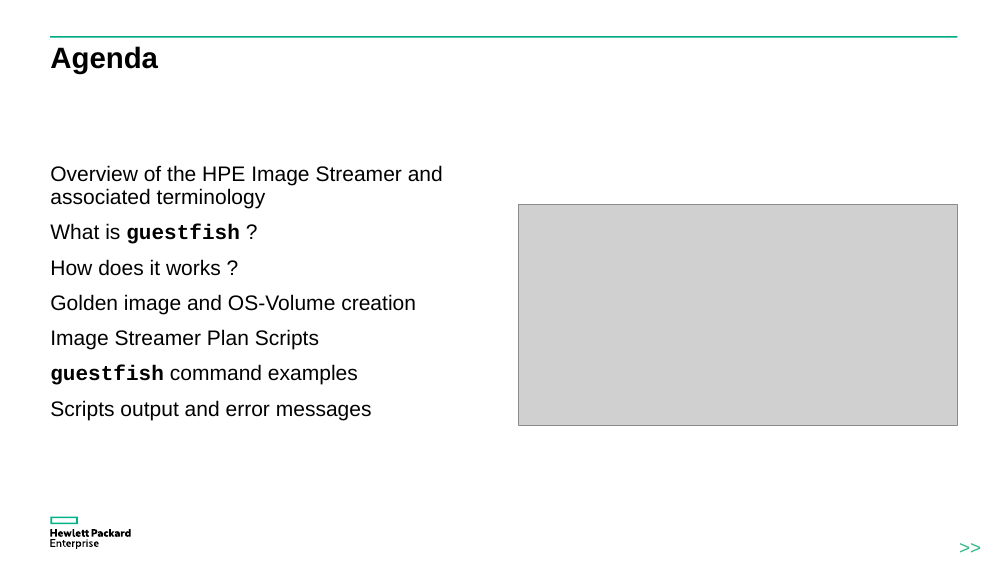
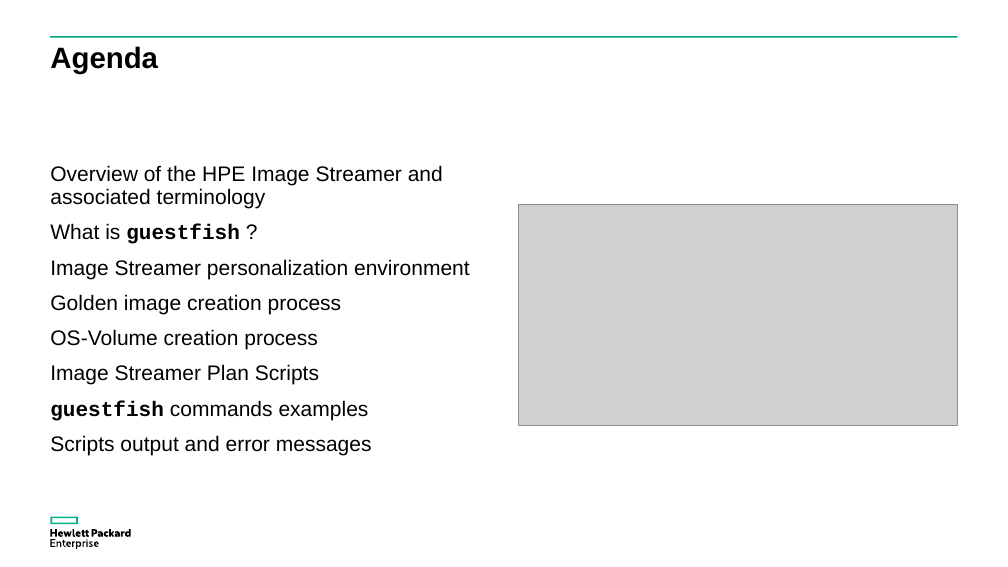
Before and after one commit to donzef/image-streamer-linux, a slide deck: slide 2 of docs/Guestfish-and-ImageStreamer.ppsx. Drawn at 1008x567 pixels with LibreOffice and Linux fonts; fonts in the diff are those of the drawing; grey boxes stand for pictures. Boxes give left, top, right and bottom in pixels: in the first picture for what was removed or moved away, otherwise in the second. Text is boxed around its words. In the diff, an @@ line names an element or a change of style, - is before the commit and + after.

Commit message:
fixed typos

```diff
--- a/docs/Guestfish-and-ImageStreamer.ppsx
+++ b/docs/Guestfish-and-ImageStreamer.ppsx
@@ text at bbox=[50, 259, 470, 350]: text changed @@
-How does it works ?
-Golden image and OS-Volume creation
+Image Streamer personalization environment
+Golden image creation process
+OS-Volume creation process
@@ text at bbox=[50, 400, 369, 421]: text changed @@
-guestfish command examples
+guestfish commands examples
@@ text removed at bbox=[932, 529, 1008, 567] @@
->>
```
Also in this commit, not shown: 20 other slides changed, 1 slide added.
